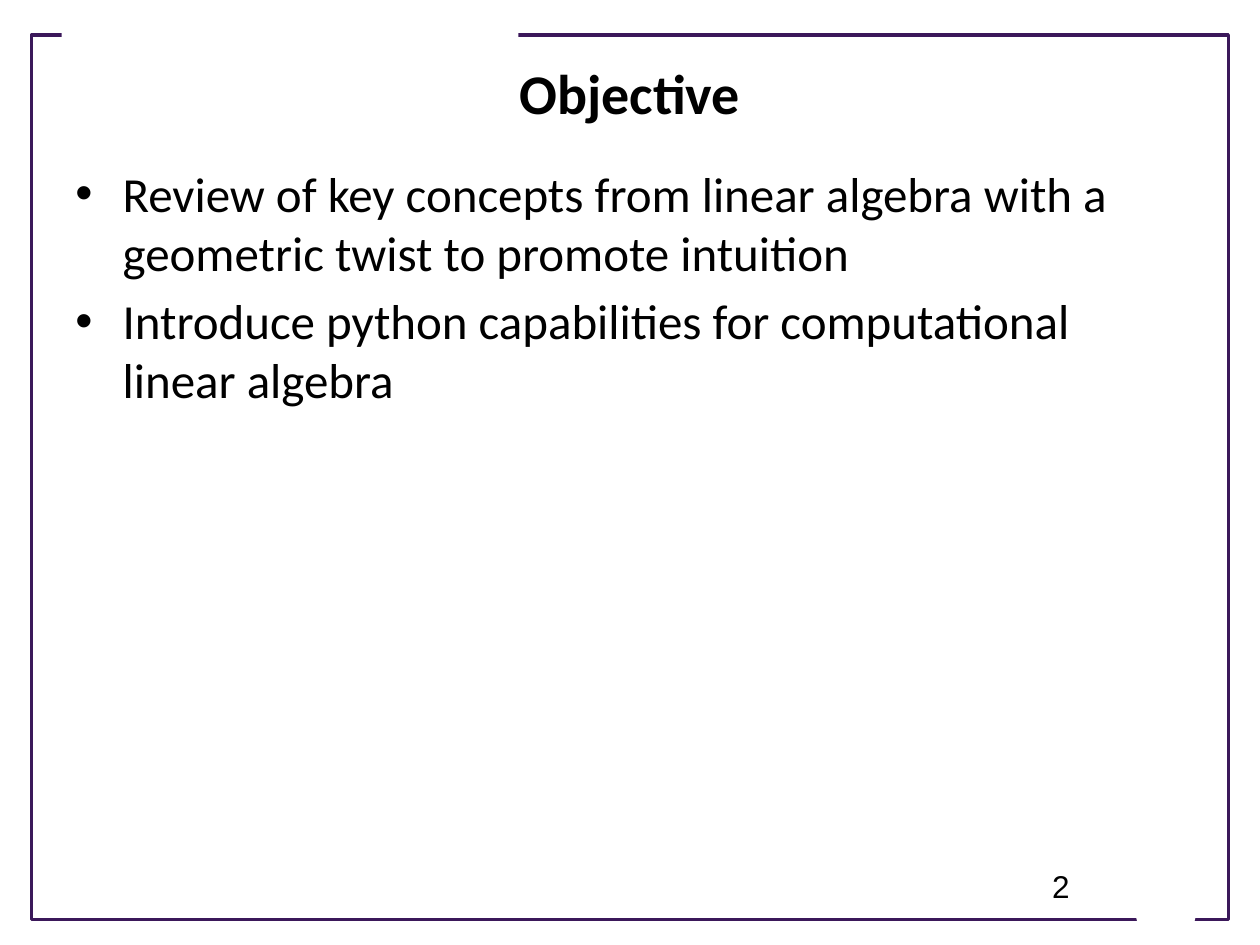
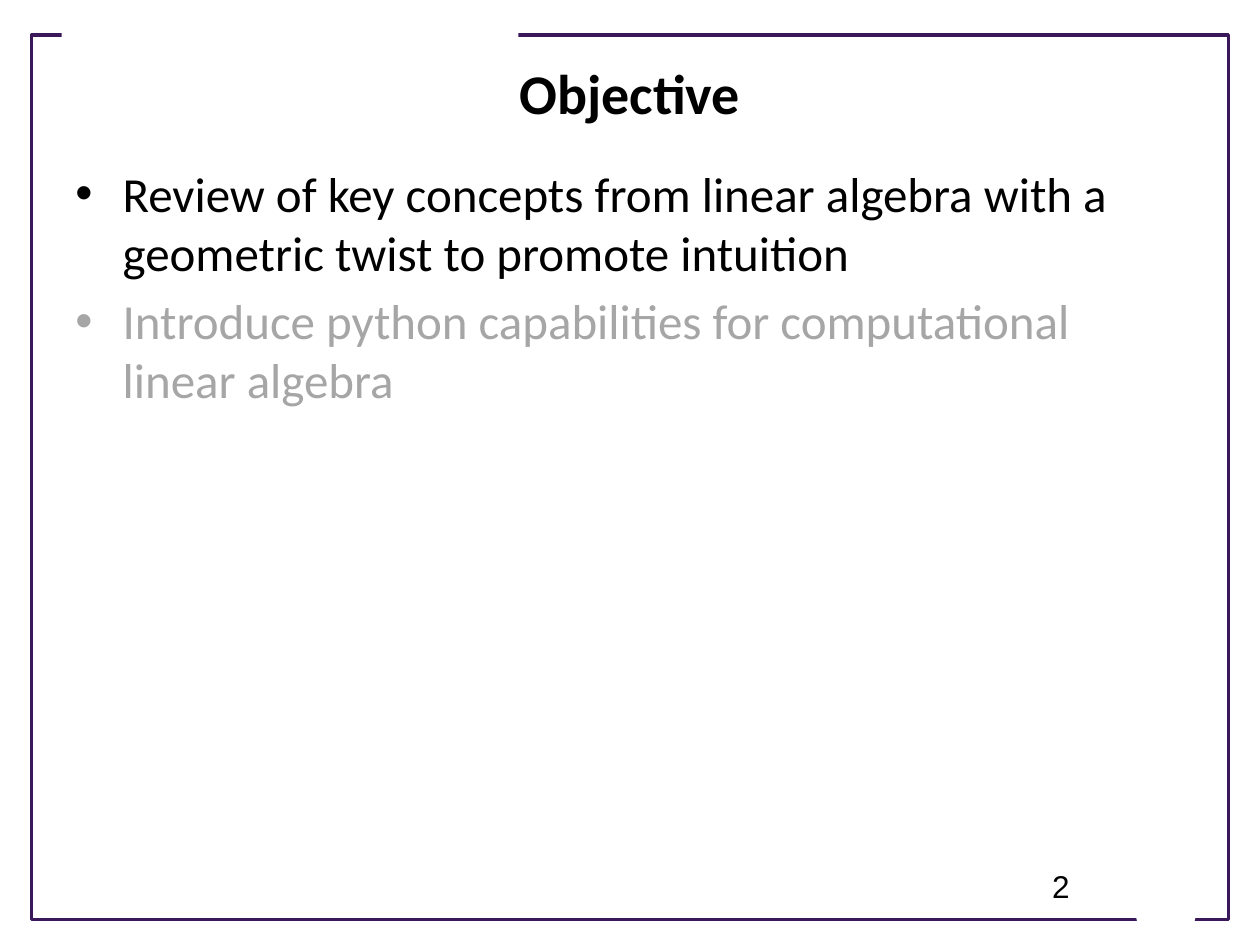
Before and after one commit to joseph-hellerstein/advanced-controls-lectures, a slide deck: slide 2 of Lecture_4-Geometric-Linear-Algebra/Geometric-Linear-Algebra.pptx. Drawn at 1260x945 pixels with LibreOffice and Linux fonts; fonts in the diff are those of the drawing; background and template pictures are left out. Boxes give left, top, right and bottom in pixels: in the first picture for what was removed or moved away, otherwise in the second. Text is boxed around its words. In the diff, an @@ line names an element or a change of style, - is before the commit and + after.

```diff
--- a/Lecture_4-Geometric-Linear-Algebra/Geometric-Linear-Algebra.pptx
+++ b/Lecture_4-Geometric-Linear-Algebra/Geometric-Linear-Algebra.pptx
@@ text at (x1=123, y1=305, x2=1069, y2=406): text colour #000000 to #A6A6A6 in "Introduce python capabilities for computational linear algeb ..." @@
```
Also in this commit, not shown: 1 other slide changed, 2 other files.
